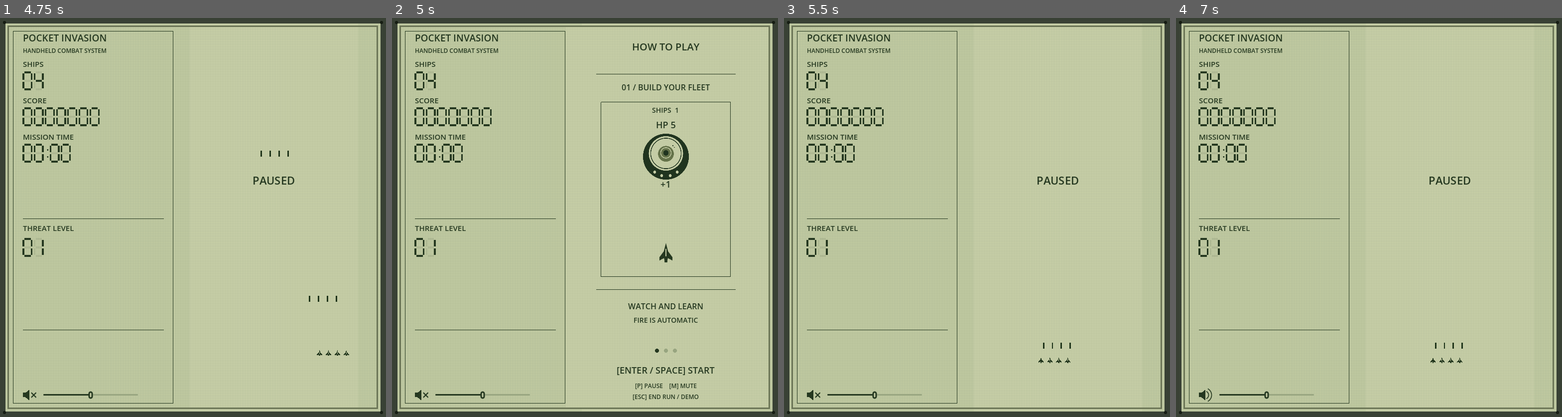
Above: before the commit, frames 1-4 (left to right).
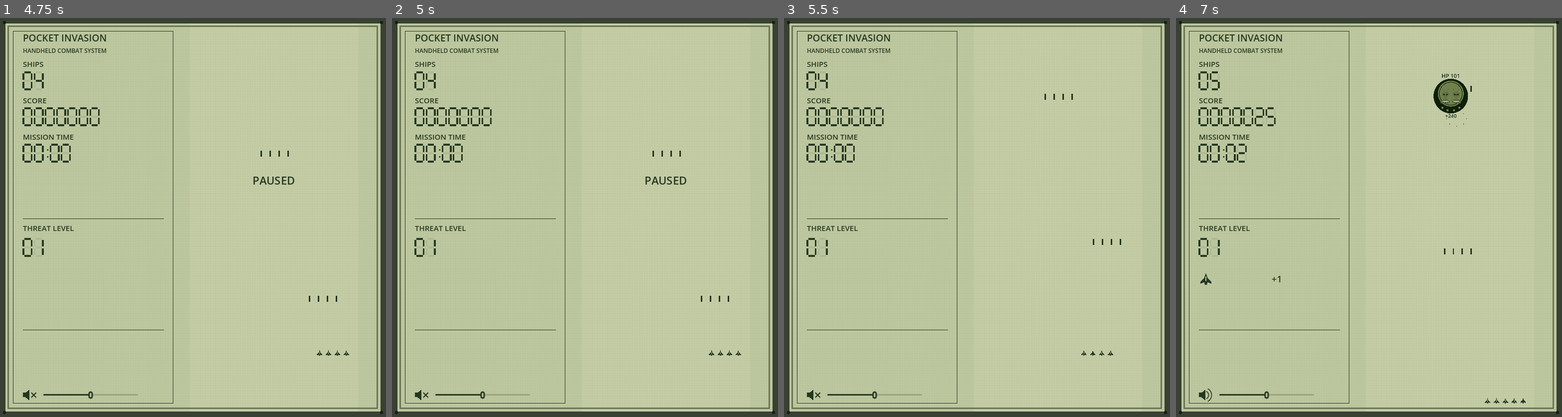
Above: after the commit, the same moments.

Repository: barmassimo/pocket-invasion
Game: Godot game, scene res://scenes/main.tscn
The game is run twice, just before and just after one commit, with the same random seed, the same clock (stepped at 60 frames per second) and the same inputs.
Inputs (mouse positions are in pixels of both pictures, inside the frame that each line leads up to):
- Up to frame 1 (4.75 s): click (30, 393) at 0.5 s; tap Enter at 1.25, 1.55, 2.1, 2.75, 3.8, 4.35 s; move the mouse to (277, 197) at 1.27 s; hold D 1.28-2.03 s; tap P at 1.35, 3.05, 3.6 s; click (277, 197) at 1.42 s; tap Space at 1.52, 1.82, 2, 2.27, 2.3, 2.57, 2.85, 3.77, 4.07, 4.25, 4.52, 4.55 s; move the mouse to (115, 237) at 2.02 s; hold S 2.03-2.78 s; move the mouse to (231, 129) at 2.77 s; hold D 2.78-3.53 s; move the mouse to (173, 297) at 3.52 s; hold W 3.53-4.28 s; click (173, 297) at 3.67 s; move the mouse to (308, 277) at 4.27 s; hold Left from 4.28 s (still down)
- Up to frame 2 (5 s): keep holding Left; tap Space at 4.82 s; tap Escape at 4.9 s
- Up to frame 3 (5.5 s): keep holding Left; move the mouse to (861, 157) at 5.02 s; tap Ctrl at 5.1 s; tap Space at 5.27 s; tap P at 5.3 s
- Up to frame 4 (7 s): tap Space at 5.57, 6.77, 6.8 s; move the mouse to (1388, 217) at 5.77 s; release Left at 5.78 s; hold S 5.78-6.53 s; tap Keypad Enter at 5.85 s; click (1388, 217) at 5.92 s; tap Enter at 6.05 s; move the mouse to (1311, 117) at 6.52 s; hold D from 6.53 s (still down); tap M at 6.6 s

Frame 1 is identical in both runs. In frame 2, 2.1% of the frame differs, in the area x 52-91%, y 6-96%; in frame 3, 0.2%; in frame 4, 1.0%.

Commit message:
Use Escape to leave fullscreen without ending the run

Diff:
--- a/game/scripts/attract_demo.gd
+++ b/game/scripts/attract_demo.gd
@@ -76,7 +76,7 @@
 		draw_circle(Vector2(122 + i * 18, 602), 4, INK if i == lesson else Color("98a580"))
 	text_at(648, "[ENTER / SPACE] START", 18)
 	text_at(677, "[P] PAUSE    [M] MUTE", 12)
-	text_at(699, "[ESC] END RUN / DEMO", 12)
+	text_at(699, "[F / F11] FULLSCREEN", 12)
 
 func draw_shooting(time: float, kind: int) -> void:
 	var impact: Vector2 = Vector2(140, 213)
--- a/game/scripts/checks.gd
+++ b/game/scripts/checks.gd
@@ -68,7 +68,13 @@
 	check(not game.running and game.score == 123 and game.message.text == "PAUSED", "Enter never restarts a paused run")
 	control_key.keycode = KEY_ESCAPE
 	game._unhandled_key_input(control_key)
-	check(game.lcd.demo.visible and not game.lcd.intro.visible and not game.started and game.score == 0 and game.targets.is_empty() and game.bullets.is_empty() and game.defeat_hold_remaining == 0.0, "Escape ends the run and immediately shows a clean demo")
+	check(game.started and not game.running and game.score == 123 and game.squad.size() == Rules.START_SOLDIERS and game.message.text == "PAUSED" and not game.lcd.demo.visible, "Escape preserves a paused run")
+	control_key.keycode = KEY_P
+	game._unhandled_key_input(control_key)
+	control_key.keycode = KEY_ESCAPE
+	game._unhandled_key_input(control_key)
+	check(game.running and game.started and game.score == 123 and not game.lcd.demo.visible, "Escape preserves an active run")
+	game.reset_run(false)
 	check(not game.sound.music.playing, "Ready demonstration stays silent")
 	game.set_physics_process(false)
 	game.reset_run(true, 123)
--- a/game/scripts/main.gd
+++ b/game/scripts/main.gd
@@ -245,7 +245,9 @@
 		if not started or squad.is_empty():
 			reset_run()
 	elif event.keycode == KEY_ESCAPE:
-		reset_run(false)
+		var mode: DisplayServer.WindowMode = DisplayServer.window_get_mode()
+		if mode == DisplayServer.WINDOW_MODE_FULLSCREEN or mode == DisplayServer.WINDOW_MODE_EXCLUSIVE_FULLSCREEN:
+			DisplayServer.window_set_mode(DisplayServer.WINDOW_MODE_WINDOWED)
 	elif event.keycode == KEY_D and not started:
 		lcd.set_playing(false)
 	elif event.keycode == KEY_M:
@@ -418,7 +420,7 @@
 	lcd.set_playing(true)
 	message.visible = true
 	sound.play_effect("defeat")
-	message.text = "FLEET LOST\n\n[ENTER / SPACE] START\n[ESC] DEMO"
+	message.text = "FLEET LOST\n\n[ENTER / SPACE] START"
 
 func update_hud() -> void:
 	lcd.update_status(squad.size(), score, elapsed)
